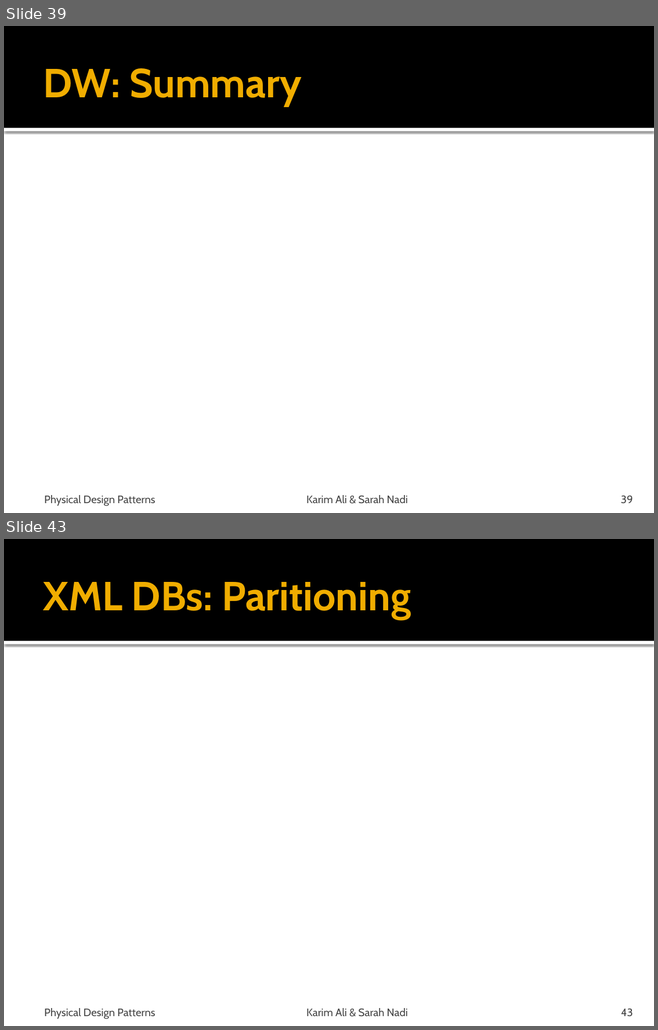
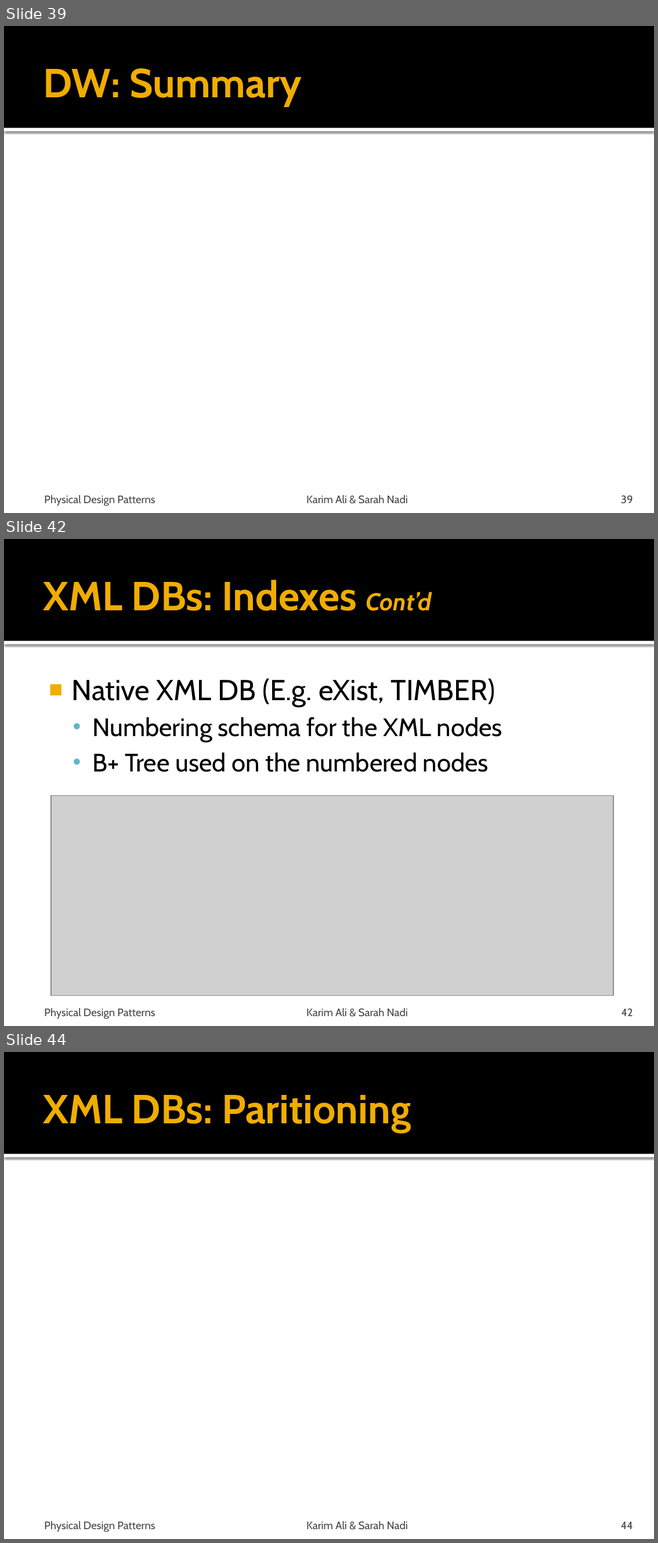
Before and after one commit to snadi/cs848-db, a slide deck: cs848-db/PhysDesignPres.pptx. Shown one above the other, each under a label of ours: slides 39 and 43 before the commit, slides 39, 42 and 44 after it; the slides between them are not shown. The pictures are 658x1030 and 658x1543 pixels, drawn with LibreOffice and Linux fonts; fonts in the diff are those of the drawing; grey boxes stand for pictures. Boxes give left, top, right and bottom in pixels: in the first picture for what was removed or moved away, otherwise in the second. Text is boxed around its words. In the diff, an @@ line names an element or a change of style, - is before the commit and + after.

```diff
--- a/cs848-db/PhysDesignPres.pptx
+++ b/cs848-db/PhysDesignPres.pptx
@@ slide 42 added at (x1=4, y1=539, x2=654, y2=1026), background #FFFFFF; not listed: 2 template elements that a slide beside it also shows @@
@@ title added at (x1=43, y1=580, x2=431, y2=611), 45 pt, text #F0AD00, bold @@
+XML DBs: Indexes Cont’d
@@ text added at (x1=71, y1=678, x2=502, y2=772), 28 pt, text #000000 @@
+■ Native XML DB (E.g. eXist, TIMBER)
+  • Numbering schema for the XML nodes
+  • B+ Tree used on the numbered nodes
@@ picture added at (x1=51, y1=795, x2=612, y2=995) @@
@@ text added at (x1=44, y1=1008, x2=155, y2=1019), 12 pt, text #454545 @@
+Physical Design Patterns
@@ text added at (x1=306, y1=1008, x2=408, y2=1017), 12 pt, text #454545 @@
+Karim Ali & Sarah Nadi
@@ page number added at (x1=621, y1=1008, x2=633, y2=1016), 12 pt, text #454545 @@
+42
@@ what was slide 43 is now slide 44 @@
@@ page number at (x1=621, y1=1522, x2=633, y2=1529): text changed @@
-43
+44
```
Also in this commit, not shown: 5 slides changed.
